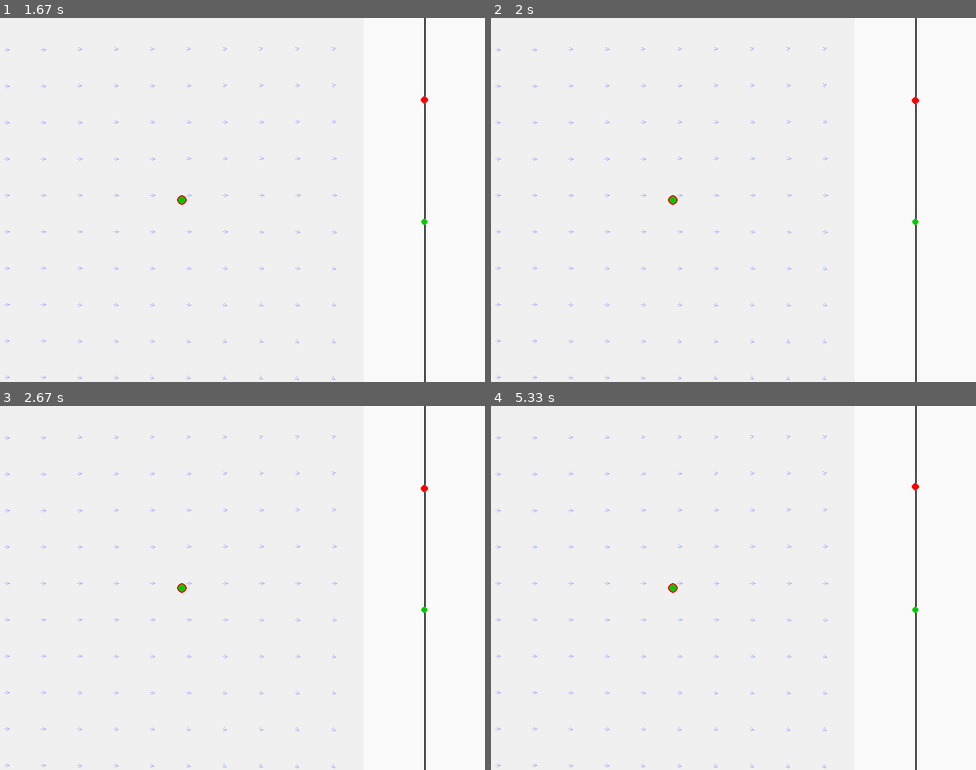
Above: before the commit, frames 1-4 (two rows, left to right).
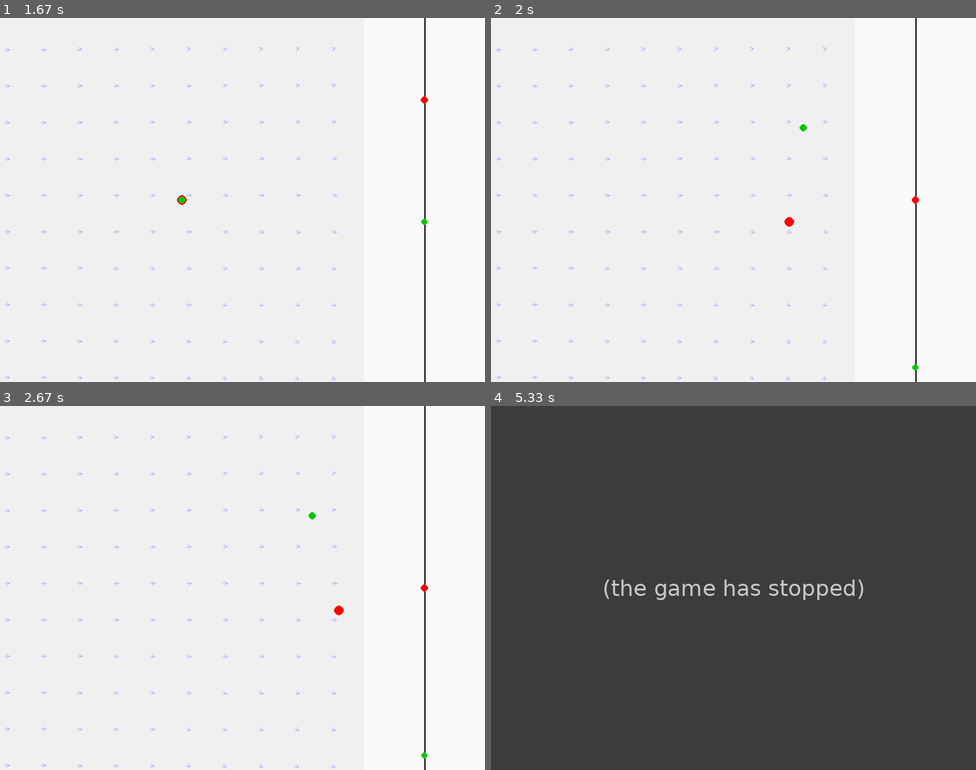
Above: after the commit, the same moments.

Repository: Project-Stratus/MachineLearning
Game: pygame game, started from ardan_temp.py
Two runs of this game, one before a commit and one after it. Both use one fixed random seed, a clock stepped at 60 frames per second and the inputs below.
Inputs:
- Up to frame 1 (1.67 s): no input
- Up to frame 2 (2 s): no input
- Up to frame 3 (2.67 s): no input
- Up to frame 4 (5.33 s): no input

Frame 1 is identical in both runs. In frame 2, 0.2% of the frame differs, in the area x 36-89%, y 21-97%; in frame 3, 0.2%; in frame 4, 100%, in the area x 0-100%, y 0-100%.
After the commit the program exited at 5.07 s; later frames show no game.

Commit message:
3d env implemented in ppo. Tests passing.

Diff:
--- a/agents/ppo.py
+++ b/agents/ppo.py
@@ -22,7 +22,7 @@
 GAMMA = 0.99
 REWARD_THRESHOLD = 250
 
-DIM = 1
+DIM = 1     # 1, 2, or 3 for 1D, 2D, or 3D environments respectively.
 
 
 # Create and train a PPO model from scratch. Returns a dataframe containing the reward attained at each episode.
--- a/agents/test_dqn.py
+++ b/agents/test_dqn.py
@@ -12,7 +12,7 @@
 import torch
 
 from agents.dqn_agent import DQNAgent
-from environments.envs.balloon_2d_env import Balloon2DEnv
+from environments.envs.old.balloon_2d_env import Balloon2DEnv
 
 
 # ----------------------------------------------------------------------
--- a/ardan_temp.py
+++ b/ardan_temp.py
@@ -1,26 +1,11 @@
-# import gymnasium as gym
-
-# env = gym.make("LunarLander-v3", render_mode="human")
-# observation, info = env.reset()
-
-# episode_over = False
-# while not episode_over:
-#     action = env.action_space.sample()  # agent policy that uses the observation and info
-#     observation, reward, terminated, truncated, info = env.step(action)
-
-#     episode_over = terminated or truncated
-
-# env.close()
-
-
 """
-quick_test_nd.py
+quick test
 Run each dimensional mode for a few seconds with random actions.
 """
 
 import time
 import pygame
-from environments.envs.balloon_3d_env import Balloon3DEnv        # adjust import path if needed
+from environments.envs.balloon_3d_env import Balloon3DEnv
 
 
 def run(dim, steps=300, human_render=True):
@@ -50,4 +35,4 @@
 
 if __name__ == "__main__":
     for dim in (1, 2, 3):
-        run(dim, steps=500)
+        run(dim, steps=100)
--- a/environments/core/utils.py
+++ b/environments/core/utils.py
@@ -0,0 +1 @@
+# Hello there
--- a/environments/envs/balloon_3d_env.py
+++ b/environments/envs/balloon_3d_env.py
@@ -69,11 +69,7 @@
 from enum import Enum
 from typing import Literal, Dict, Any, Tuple
 import pygame
-import json
-
-# -----------------------------------------------------------------------------
-# External domain classes
-# -----------------------------------------------------------------------------
+
 from environments.core.balloon import Balloon
 from environments.core.atmosphere import Atmosphere
 from environments.core.wind_field import WindField
@@ -82,7 +78,6 @@
 from environments.core.constants import VOL_MAX, ALT_MAX, VEL_MAX, P_MAX, DT
 
 
-# -----------------------------------------------------------------------------
 class Actions(Enum):
     inflate = 0
     deflate = 1
@@ -131,7 +126,10 @@
         self.y_range: Tuple[float, float] = cfg["y_range"]
         self.z_range: Tuple[float, float] = cfg["z_range"]
         self.z0 = 0.5 * (self.z_range[0] + self.z_range[1])   # reference altitude
-        # self._wind_grid_init()
+
+        # ------------------------------------------------------------------
+        # Wind field
+        # ------------------------------------------------------------------
         self.wind = WindField(
             x_range=self.x_range,
             y_range=self.y_range,
@@ -171,72 +169,6 @@
         self.clock: pygame.time.Clock | None = None
         self.window_w, self.window_h = cfg["window_size"]
         self.renderer: PygameRenderer | None = None   # Create renderer lazily
-
-    # ----------------------------------------------------------------------
-    # Wind field initialisation & evaluation
-    # ----------------------------------------------------------------------
-    # def _wind_grid_init(self):
-    #     cells = self.cfg["wind_cells"]
-    #     self.wind_cells = cells
-    #     xr = self.x_range
-    #     yr = self.y_range
-    #     zr = self.z_range
-    #     # 3‑D grid: for 1‑D or 2‑D we keep thickness‑1 slices
-    #     self.x_edges = np.linspace(xr[0], xr[1], cells + 1)
-    #     self.y_edges = np.linspace(yr[0], yr[1], cells + 1)
-    #     self.z_edges = np.linspace(zr[0], zr[1], cells + 1)
-    #     self.x_centers = (self.x_edges[:-1] + self.x_edges[1:]) / 2
-    #     self.y_centers = (self.y_edges[:-1] + self.y_edges[1:]) / 2
-    #     self.z_centers = (self.z_edges[:-1] + self.z_edges[1:]) / 2
-
-    #     # # build mesh for sinusoidal wind – simple but rich dynamics
-    #     # X, Y, Z = np.meshgrid(self.x_centers, self.y_centers, self.z_centers, indexing="ij")
-    #     # mag = self.cfg["wind_mag"]
-    #     # self._fx_grid = (mag / 2) * (np.sin(2 * np.pi * X / (xr[1] - xr[0])) + 0.5 * np.sin(4 * np.pi * X / (xr[1] - xr[0])))
-    #     # self._fy_grid = (mag / 2) * (np.cos(2 * np.pi * Y / (yr[1] - yr[0])) + 0.5 * np.cos(4 * np.pi * Y / (yr[1] - yr[0])))
-    #     # # add gentle altitude‑dependent shear on x
-    #     # self._fx_grid += (mag / 4) * np.sin(2 * np.pi * Z / (zr[1] - zr[0]))
-
-    #     # Wind patterns: sin, linear_x, linear_z, split
-    #     pat = self.cfg.get("wind_pattern", "sinusoid")      # Name of wind pattern
-
-    #     print(f"Initialised wind field with pattern: {pat}")
-
-    #     with open(self.wind_cfg_path, 'r') as f:
-    #         wind_cfg = json.load(f)
-
-    #     if pat in wind_cfg:
-    #         mag = wind_cfg[pat].get("wind_mag", None)
-    #     else:
-    #         raise
-
-    #     X, Y, Z, = np.meshgrid(self.x_centers, self.y_centers, self.z_centers, indexing="ij")
-
-    #     if pat == 'linear_right':
-    #         self._fx_grid = np.full_like(X, mag)
-    #         self._fy_grid = np.zeros_like(Y)
-
-    #     elif pat == 'linear_up':
-    #         self._fx_grid = np.zeros_like(X)
-    #         self._fy_grid = np.full_like(Y, mag)
-
-    #     elif pat == 'split_fork':
-    #         # Normalise X ∈ [0,1] (0 at mid-plane) and |Y| ∈ [0,1]
-    #         Xn = np.clip((X - 0.0) / (xr[1] - 0.0), 0.0, 1.0)      # 0 left, 1 right
-    #         Yn = np.clip(np.abs(Y) / (0.5 * (yr[1] - yr[0])), 0.0, 1.0)
-
-    #         alpha = Xn * Yn            # 0 along centre-line & entire left half,1 at far-right + top/bottom edges
-
-    #         # Components: magnitude preserved, direction blends from (1,0) to (0,±1)
-    #         self._fx_grid = mag * (1.0 - alpha)                # diminish x-push
-    #         self._fy_grid = mag * alpha * np.sign(Y)           # outward ±y
-    #     else:                                     # default sinusoid ("sin")
-    #         self._fx_grid = (mag / 2) * (np.sin(2*np.pi*X/(xr[1]-xr[0])) /
-    #                                      +0.5*np.sin(4*np.pi*X/(xr[1]-xr[0])))
-    #         self._fy_grid = (mag / 2) * (np.cos(2*np.pi*Y/(yr[1]-yr[0])) /
-    #                                      +0.5*np.cos(4*np.pi*Y/(yr[1]-yr[0])))
-    #         # gentle altitude-shear
-    #         self._fx_grid += (mag / 4) * np.sin(2*np.pi*Z/(zr[1]-zr[0]))
 
     # ------------------------------------------------------------------
     # Observation helpers
@@ -273,7 +205,6 @@
         vol_norm = np.array([self._balloon.volume / VOL_MAX])
         goal_norm = self._normalise_position(self.goal)
         pressure_norm = np.array([self._atmosphere.pressure(alt) / P_MAX])
-        # wind = self._wind_at(*self._full_coords(pos)) / self.cfg["wind_mag"]
         wind = self.wind.sample(*self._full_coords(pos)) / self.cfg["wind_mag"]
         wind = wind[:self.dim]  # slice to dim
 
@@ -313,34 +244,6 @@
             return float(x), float(y), float(z)
 
     # ------------------------------------------------------------------
-    # Wind query – trilinear interpolation on the precomputed grid
-    # ------------------------------------------------------------------
-    # def _wind_at(self, x: float, y: float, z: float) -> np.ndarray:
-    #     # clamp inside ranges
-    #     xi = np.clip(x, *self.x_range)
-    #     yi = np.clip(y, *self.y_range)
-    #     zi = np.clip(z, *self.z_range)
-
-    #     # indices
-    #     ix = np.searchsorted(self.x_edges, xi) - 1
-    #     iy = np.searchsorted(self.y_edges, yi) - 1
-    #     iz = np.searchsorted(self.z_edges, zi) - 1
-    #     ix = np.clip(ix, 0, self.wind_cells - 1)
-    #     iy = np.clip(iy, 0, self.wind_cells - 1)
-    #     iz = np.clip(iz, 0, self.wind_cells - 1)
-
-    #     fx = self._fx_grid[ix, iy, iz]
-    #     fy = self._fy_grid[ix, iy, iz]
-    #     # no vertical wind for simplicity – extend as needed
-    #     fz = 0.0
-    #     if self.dim == 1:
-    #         return np.array([fz])
-    #     elif self.dim == 2:
-    #         return np.array([fx, fy])
-    #     else:
-    #         return np.array([fx, fy, fz])
-
-    # ------------------------------------------------------------------
     # Gym API – reset
     # ------------------------------------------------------------------
     def reset(self, *, seed: int | None = None, options: Dict[str, Any] | None = None):
@@ -400,7 +303,6 @@
         info = self._get_info()
 
         if self.render_mode == "human":
-            # self._render_frame()
             self._ensure_renderer()
             self.renderer.draw(dict(
                 dim=self.dim,
@@ -425,14 +327,12 @@
             self._balloon.inflate(-self.cfg["inflate_rate"])
         # nothing → no volume change
 
-        # horizontal wind force only (vertical handled by buoyancy)
-        # wind = self._wind_at(*self._full_coords(self._balloon.pos))
         wind = self.wind.sample(*self._full_coords(self._balloon.pos))
         # pad to dim
         if self.dim == 1:
             control_force = [0.0]
         elif self.dim == 2:
-            control_force = wind.tolist() + [0.0]
+            control_force = wind[:2].tolist() + [0.0]
         else:
             control_force = wind.tolist()
         # update balloon physics
@@ -447,19 +347,6 @@
         alt = self._balloon.pos[-1]
         terminated = (self.dim == 3 and alt <= 0.0)  # crash to ground
         self.truncated = self._time >= self.cfg["time_max"]
-
-        # # dist = np.linalg.norm(self._balloon.pos - self.goal)
-        # if self.dim == 1:
-        #     dist = abs(self._balloon.pos[-1] - self.goal[0])
-        # elif self.dim == 2:
-        #     dist = math.hypot(self._balloon.pos[0] - self.goal[0],
-        #                       self._balloon.pos[1] - self.goal[1])
-        # else:  # dim == 3
-        #     dist = np.linalg.norm(self._balloon.pos - self.goal)
-
-        # reward = -dist
-        # if terminated:
-        #     reward = self.cfg["punishment"]
 
         reward = distance_reward(
             balloon_pos=self._balloon.pos,
@@ -499,8 +386,6 @@
     # Rendering helpers
     # ------------------------------------------------------------------
     def render(self):
-        # if self.render_mode == "rgb_array":
-        #     return self._render_frame()
         if self.render_mode == "human":
             self._ensure_renderer()
             self.renderer.draw(dict(
@@ -511,134 +396,11 @@
                 wind_sampler=self.wind.sample
             ))
 
-    # def _render_frame(self):
-    #     if self.window is None and self.render_mode == "human":
-    #         import os
-    #         os.environ["SDL_VIDEO_WINDOW_POS"] = "0,0"        # always top-left
-    #         os.environ.pop("SDL_VIDEO_CENTERED", None)        # cancel any centring
-
-    #         pygame.init()
-    #         pygame.display.init()
-    #         self.window = pygame.display.set_mode((self.window_w, self.window_h), display=0)
-    #     if self.clock is None and self.render_mode == "human":
-    #         self.clock = pygame.time.Clock()
-
-    #     canvas = pygame.Surface((self.window_w, self.window_h))
-    #     canvas.fill((255, 255, 255))
-
-    #     left_w = int(self.window_w * 0.75)
-    #     right_w = self.window_w - left_w
-
-    #     # ------------------------------------------------------------
-    #     # LEFT PANEL – top‑down map (x‑y or x‑z)
-    #     # ------------------------------------------------------------
-    #     map_surface = pygame.Surface((left_w, self.window_h))
-    #     map_surface.fill((240, 240, 240))
-
-    #     # coordinate transforms
-    #     def to_left_panel(px: float, py: float):
-    #         # sx = (px - self.x_range[0]) / (self.x_range[1] - self.x_range[0])
-    #         # sy = (py - self.y_range[0]) / (self.y_range[1] - self.y_range[0]) if self.dim == 3 else (py - self.z_range[0]) / (self.z_range[1] - self.z_range[0])
-    #         # if self.dim == 3:
-    #         #     sy = (py - self.y_range[0]) / (self.y_range[1] - self.y_range[0])
-    #         # else:  # 1‑D/2‑D – use z slice
-    #         # sy = (py - self.z_range[0]) / (self.z_range[1] - self.z_range[0])
-    #         sx = (px - self.x_range[0]) / (self.x_range[1] - self.x_range[0])
-    #         if self.dim == 3:
-    #             sy = (py - self.y_range[0]) / (self.y_range[1] - self.y_range[0])
-    #         elif self.dim == 2:
-    #             sy = (py - self.y_range[0]) / (self.y_range[1] - self.y_range[0])
-    #         else:                                # dim == 1 (unused map)
-    #             sy = 0.5
-    #         return int(sx * left_w), int((1.0 - sy) * self.window_h)
-
-    #     # draw wind arrows (subsample for clarity)
-    #     STEP = 4
-    #     HEAD_LEN = 6
-    #     ARROW_COL = (180, 180, 255)
-    #     for ix in range(0, self.wind_cells, STEP):
-    #         for iy in range(0, self.wind_cells, STEP):
-    #             x = self.x_centers[ix]
-    #             if self.dim == 3:
-    #                 y = self.y_centers[iy]
-    #                 z = self._balloon.pos[-1]  # current altitude slice
-    #             else:  # 1‑D/2‑D – use ix & iy for x & z slices
-    #                 if self.dim == 1:
-    #                     continue  # no arrows
-    #                 y = self.y_centers[iy]
-    #                 z = self.z0
-    #             # wind = self._wind_at(x, y, z)
-    #             wind = self.wind.sample(x, y, z)
-    #             if np.allclose(wind, 0.0):
-    #                 continue
-    #             # pick 2‑D projection
-    #             wx, wy = wind[0], wind[1]
-    #             scale = 5  # visual scaling
-    #             x0, y0 = to_left_panel(x, y)
-    #             x1, y1 = to_left_panel(x + wx * scale, y + wy * scale)
-    #             pygame.draw.line(map_surface, ARROW_COL, (x0, y0), (x1, y1), 1)
-    #             # arrowhead
-    #             angle = math.atan2(y1 - y0, x1 - x0)
-    #             for sign in (-1, 1):
-    #                 dx = HEAD_LEN * math.cos(angle + sign * math.pi / 6)
-    #                 dy = HEAD_LEN * math.sin(angle + sign * math.pi / 6)
-    #                 pygame.draw.line(map_surface, ARROW_COL, (x1, y1), (x1 - dx, y1 - dy), 1)
-
-    #     # draw balloon & goal
-    #     # bx, by = to_left_panel(*self._balloon.pos[:2] if self.dim >= 2 else (0.0, self._balloon.pos[0]))
-    #     if self.dim == 1:
-    #         bx, by = to_left_panel(0.0, 0.0)
-    #     elif self.dim == 2:
-    #         bx, by = to_left_panel(self._balloon.pos[0], self._balloon.pos[1])
-    #     else:  # dim == 3
-    #         bx, by = to_left_panel(self._balloon.pos[0], self._balloon.pos[1])
-
-    #     pygame.draw.circle(map_surface, (255, 0, 0), (bx, by), 8)
-    #     # gx, gy = to_left_panel(*self.goal[:2] if self.dim >= 2 else (0.0, self.goal[0]))
-    #     if self.dim == 1:
-    #         gx, gy = to_left_panel(0.0, 0.0)
-    #     elif self.dim == 2:
-    #         gx, gy = to_left_panel(self.goal[0], self.goal[1])
-    #     else:  # dim == 3
-    #         gx, gy = to_left_panel(self.goal[0], self.goal[1])
-
-    #     pygame.draw.circle(map_surface, (0, 200, 0), (gx, gy), 6)
-
-    #     # ------------------------------------------------------------
-    #     # RIGHT PANEL – altitude bar
-    #     # ------------------------------------------------------------
-    #     alt_surface = pygame.Surface((right_w, self.window_h))
-    #     alt_surface.fill((250, 250, 250))
-    #     # draw scale
-    #     pygame.draw.line(alt_surface, (0, 0, 0), (right_w // 2, 0), (right_w // 2, self.window_h), 2)
-    #     # balloon altitude
-    #     bz = (1.0 - (self._balloon.pos[-1] - self.z_range[0]) / (self.z_range[1] - self.z_range[0])) * self.window_h
-    #     pygame.draw.circle(alt_surface, (255, 0, 0), (right_w // 2, int(bz)), 6)
-    #     # goal altitude
-    #     gz = (1.0 - (self.goal[-1] - self.z_range[0]) / (self.z_range[1] - self.z_range[0])) * self.window_h
-    #     pygame.draw.circle(alt_surface, (0, 200, 0), (right_w // 2, int(gz)), 5)
-
-    #     # ------------------------------------------------------------
-    #     # Compose panels
-    #     # ------------------------------------------------------------
-    #     canvas.blit(map_surface, (0, 0))
-    #     canvas.blit(alt_surface, (left_w, 0))
-
-    #     if self.render_mode == "human":
-    #         self.window.blit(canvas, canvas.get_rect())
-    #         pygame.display.update()
-    #         pygame.event.pump()
-    #         self.clock.tick(self.metadata["render_fps"])
-    #     else:
-    #         return np.transpose(np.array(pygame.surfarray.pixels3d(canvas)), axes=(1, 0, 2))
-
-    # ------------------------------------------------------------------
     def close(self):
-        if self.window is not None:
-            pygame.display.quit()
-            pygame.quit()
-            self.window = None
-            self.clock = None
+        if self.renderer is not None:
+            self.renderer.close()
+            self.renderer.window = None
+            self.renderer.clock = None
 
     def _ensure_renderer(self):
         """Create renderer instance on first use"""
--- a/environments/envs/old/balloon_1d_env.py
+++ b/environments/envs/old/balloon_1d_env.py
@@ -8,8 +8,8 @@
 from gymnasium import spaces
 import pygame
 import numpy as np
-from environments.envs.atmosphere import Atmosphere
-from environments.envs.balloon import Balloon
+from environments.core.atmosphere import Atmosphere
+from environments.core.balloon import Balloon
 
 from environments.core.constants import DT, VOL_MAX, ALT_MAX, VEL_MAX, P_MAX
 
--- a/environments/envs/old/balloon_2d_env.py
+++ b/environments/envs/old/balloon_2d_env.py
@@ -8,7 +8,7 @@
 from gymnasium import spaces
 import matplotlib.pyplot as plt
 
-from environments.envs.balloon import Balloon
+from environments.core.balloon import Balloon
 from environments.core.constants import DT
 
 # -------------------------------
--- a/environments/render/pygame_render.py
+++ b/environments/render/pygame_render.py
@@ -9,7 +9,8 @@
 so you can reuse one instance across episodes or even different envs.
 """
 from __future__ import annotations
-import math, os
+import math
+import os
 from typing import Tuple, Dict, Any
 import numpy as np
 import pygame
@@ -55,10 +56,10 @@
             • z0             (float)         – fixed altitude for dim==2
             • wind_sampler   (callable (x,y,z)->np.ndarray)
         """
-        dim          = state["dim"]
-        balloon_pos  = state["balloon_pos"]
-        goal_pos     = state["goal_pos"]
-        z0           = state["z0"]
+        dim = state["dim"]
+        balloon_pos = state["balloon_pos"]
+        goal_pos = state["goal_pos"]
+        z0 = state["z0"]
         wind_sampler = state["wind_sampler"]
 
         canvas = pygame.Surface((self.window_w, self.window_h))
@@ -96,7 +97,7 @@
 
         # balloon & goal
         bx, by = to_left(*(balloon_pos[:2] if dim >= 2 else (0.0, 0.0)))
-        gx, gy = to_left(*(goal_pos[:2]    if dim >= 2 else (0.0, 0.0)))
+        gx, gy = to_left(*(goal_pos[:2] if dim >= 2 else (0.0, 0.0)))
         pygame.draw.circle(map_surface, (255, 0, 0), (bx, by), 8)
         pygame.draw.circle(map_surface, (0, 200, 0), (gx, gy), 6)
 
--- a/main.py
+++ b/main.py
@@ -1,6 +1,4 @@
 import agents.ppo as ppo
-# from agents.train_dqn import train as dqn_train
-# from agents.test_dqn import dqn_test
 import agents.dqn as dqn
 import argparse
 
@@ -13,6 +11,7 @@
     parser.add_argument('model', choices=['ppo', 'dqn'], help='Name of agent to load/train.')
     args = parser.parse_args()
 
+    # Call
     if args.model == 'ppo':
         if args.train:
             ppo.train(verbose=True)
--- a/tests/envs_test.py
+++ b/tests/envs_test.py
@@ -6,10 +6,10 @@
 import pytest
 import numpy as np
 
-from environments.envs.atmosphere import Atmosphere
-from environments.envs.balloon import Balloon
-from environments.envs.balloon_1d_env import Balloon1DEnv
-from environments.envs.balloon_2d_env import Balloon2DEnv
+from environments.core.atmosphere import Atmosphere
+from environments.core.balloon import Balloon
+from environments.envs.old.balloon_1d_env import Balloon1DEnv
+from environments.envs.old.balloon_2d_env import Balloon2DEnv
 
 
 # ---------------------------------------------------------------------
